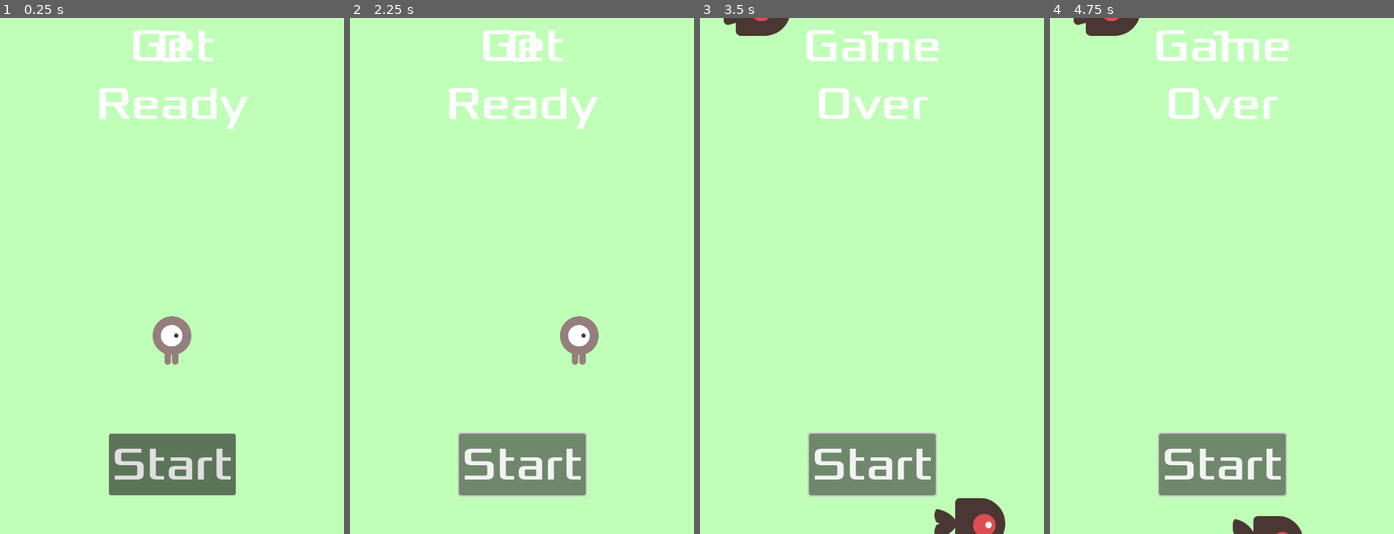
Above: before the commit, frames 1-4 (left to right).
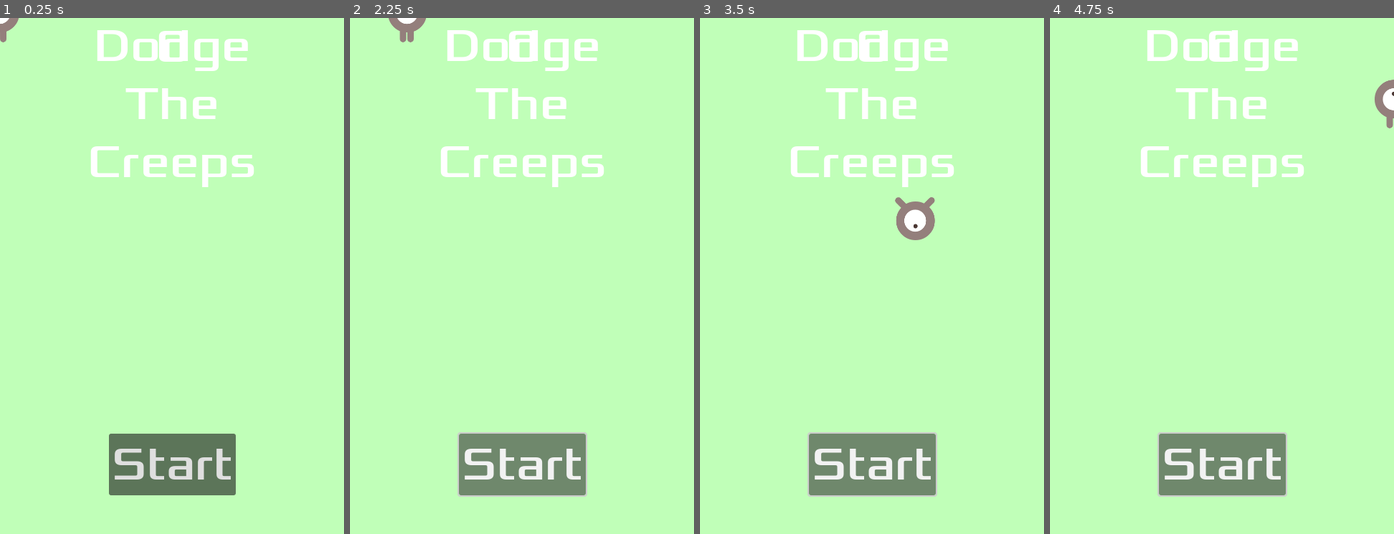
Above: after the commit, the same moments.

Repository: riddled1002/godotFirstGame
Game: Godot game, scene res://main.tscn
Same seed, same stepped clock (60 frames per second), same inputs: the game is played once before the commit and once after it.
Inputs:
- Up to frame 1 (0.25 s): no input
- Up to frame 2 (2.25 s): click "Start" at 0.5 s; click "Start" at 1.25 s; tap Enter at 2 s; hold Right (move_right) from 2.03 s (still down)
- Up to frame 3 (3.5 s): release Right (move_right) at 2.78 s; hold Down (move_down) from 2.78 s (still down)
- Up to frame 4 (4.75 s): release Down (move_down) at 3.53 s; hold Right (move_right) 3.53-4.28 s; hold Up (move_up) from 4.28 s (still down)

The runs differ from the first frame. In frame 1, 4.1% of the frame differs, in the area x 0-74%, y 0-68%; in frame 2, 4.2%; in frame 3, 5.7%, in the area x 6-89%, y 0-100%; in frame 4, 4.7%.

Commit message:
modified:   main.gd

Diff:
--- a/main.gd
+++ b/main.gd
@@ -6,8 +6,7 @@
 
 # Called when the node enters the scene tree for the first time.
 func _ready():
-	new_game()
-
+	pass
 
 # Called every frame. 'delta' is the elapsed time since the previous frame.
 func _process(_delta):
@@ -52,6 +51,7 @@
 
 	# Add some randomness to the direction
 	direction += randf_range(-PI /4, PI / 4)
+	mob.rotation = direction
 
 	# Choose the velocity for the mob.
 	var velocity = Vector2(randf_range(150.0, 250), 0.0)
